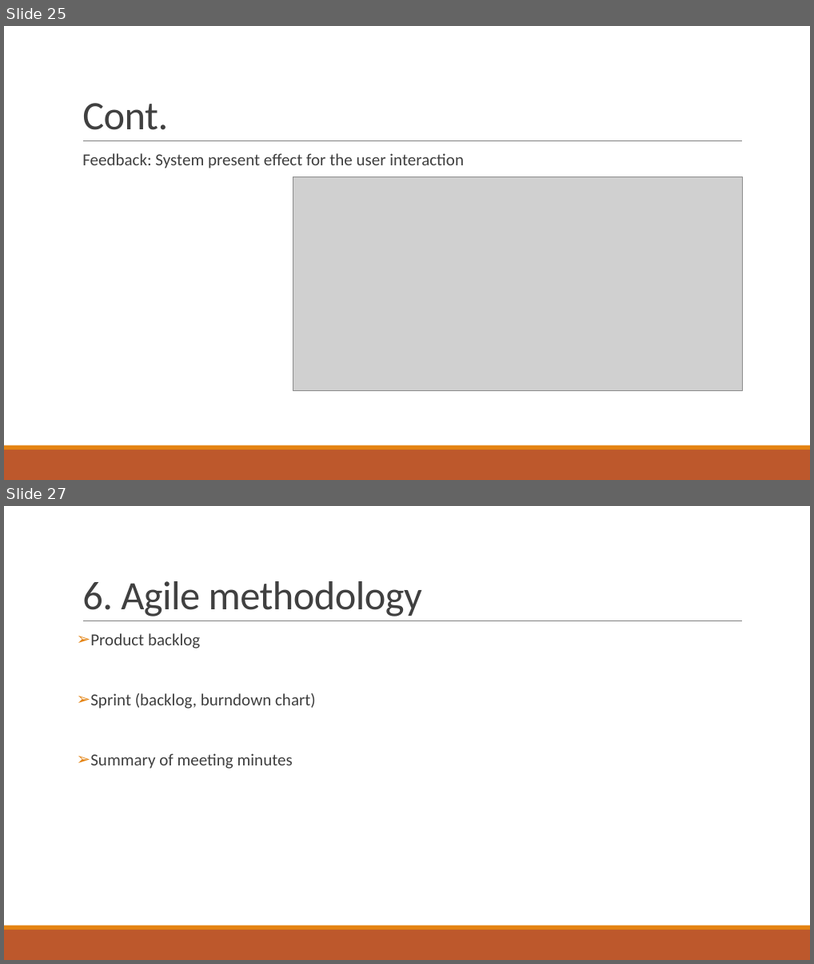
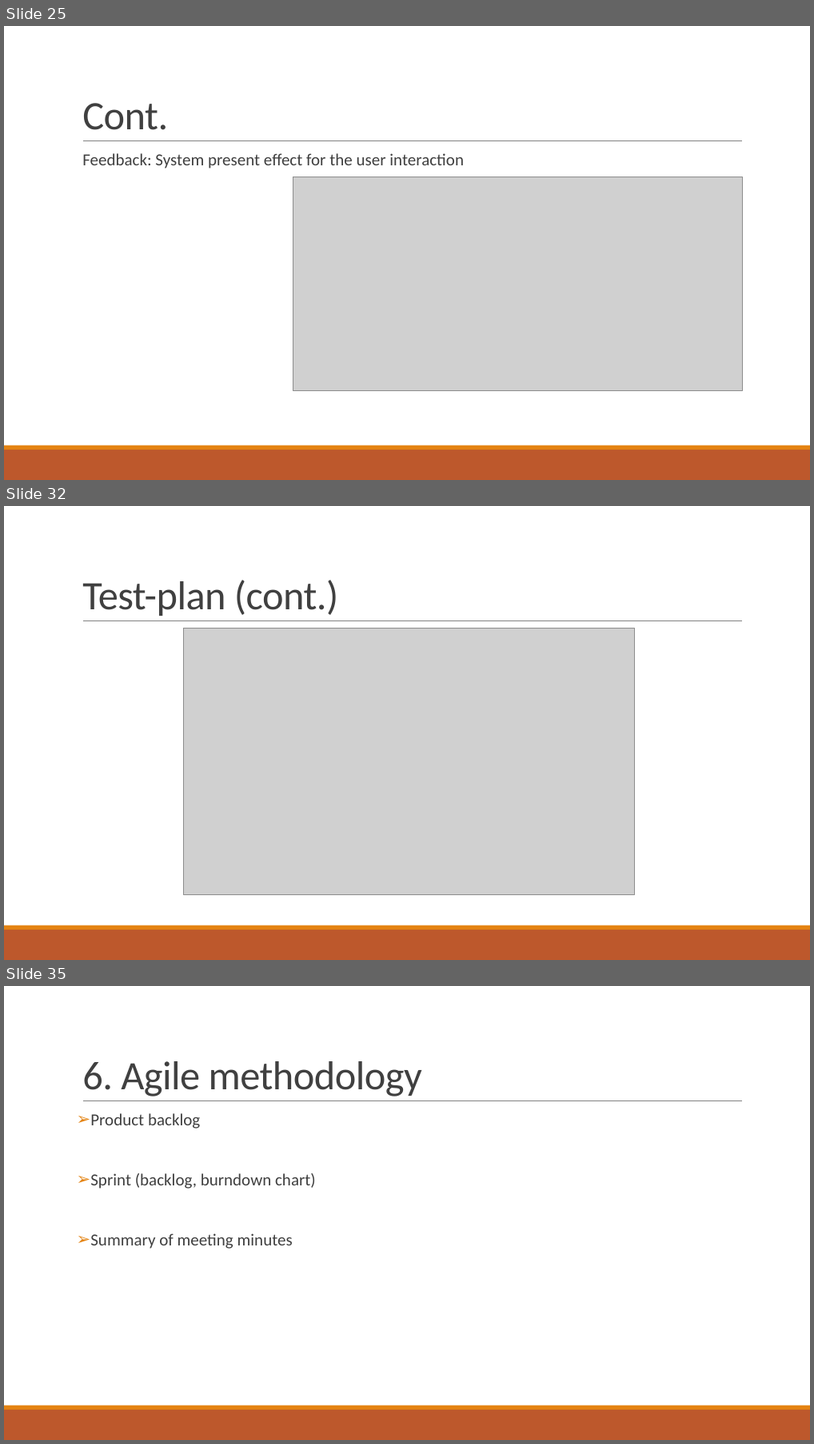
Before and after one commit to kaka-develop/ec-management, a slide deck: documents/Presentation.pptx. Shown one above the other, each under a label of ours: slides 25 and 27 before the commit, slides 25, 32 and 35 after it; the slides between them are not shown. The pictures are 814x964 and 814x1444 pixels, drawn with LibreOffice and Linux fonts; fonts in the diff are those of the drawing; grey boxes stand for pictures. Boxes give left, top, right and bottom in pixels: in the first picture for what was removed or moved away, otherwise in the second. Text is boxed around its words. In the diff, an @@ line names an element or a change of style, - is before the commit and + after.

```diff
--- a/documents/Presentation.pptx
+++ b/documents/Presentation.pptx
@@ slide 32 added at (x1=4, y1=506, x2=810, y2=960), background #FFFFFF; not listed: 3 template elements that a slide beside it also shows @@
@@ title added at (x1=82, y1=580, x2=338, y2=616), 48 pt, text #404040 @@
+Test-plan (cont.)
@@ picture added at (x1=184, y1=628, x2=635, y2=894) @@
@@ what was slide 27 is now slide 35 @@
```
Also in this commit, not shown: 1 slide changed, 7 other slides added.
